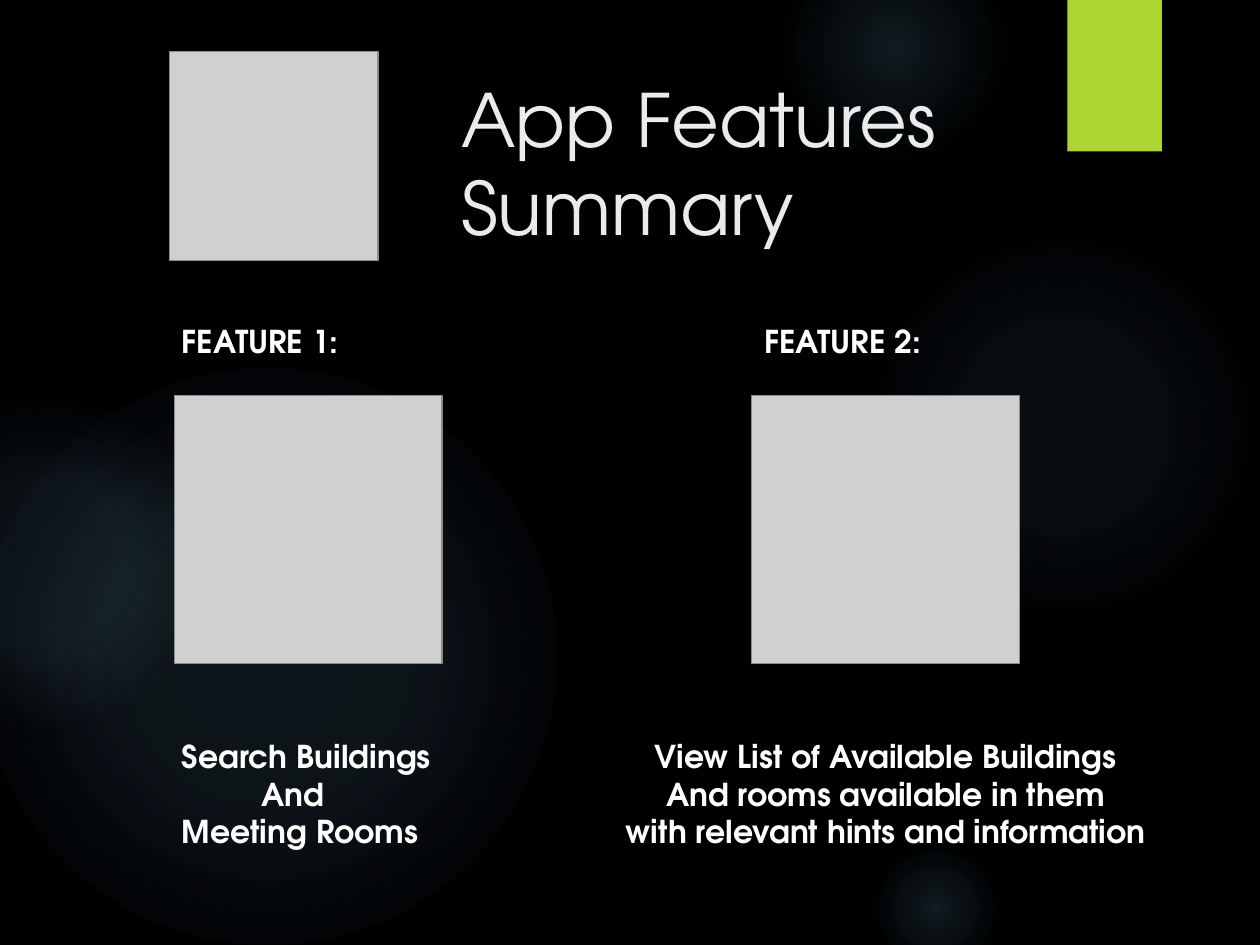
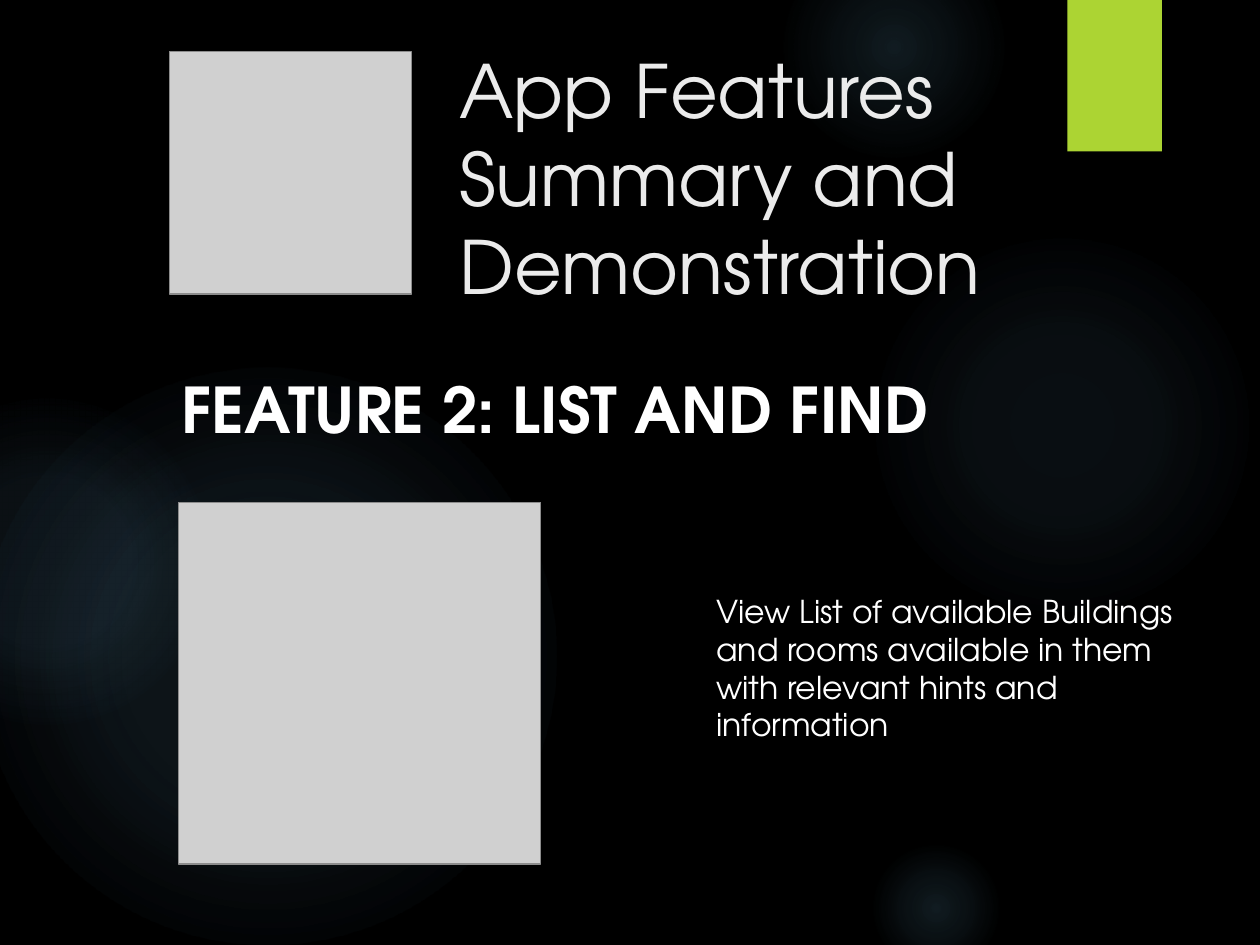
Before and after one commit to Virksaabnavjot/Documentation-MeetingRoom-Pro, a slide deck: slide 16 of Documentation/Final Presentaion/Presentation.pptx (slide 4 before the commit). Drawn at 1260x945 pixels with LibreOffice and Linux fonts; fonts in the diff are those of the drawing; grey boxes stand for pictures; background and template pictures are left out. Boxes give left, top, right and bottom in pixels: in the first picture for what was removed or moved away, otherwise in the second. Text is boxed around its words. In the diff, an @@ line names an element or a change of style, - is before the commit and + after.

```diff
--- a/Documentation/Final Presentaion/Presentation.pptx
+++ b/Documentation/Final Presentaion/Presentation.pptx
@@ picture: place and size @@
-picture at box(170, 52, 378, 260)
+picture at box(170, 52, 412, 294)
@@ title at box(459, 63, 980, 295): text changed @@
-App Features Summary
+App Features Summary and Demonstration
@@ text removed at box(182, 329, 338, 354) @@
-FEATURE 1:
@@ text removed at box(764, 329, 920, 354) @@
-FEATURE 2:
@@ text added at box(181, 385, 929, 434), 36 pt, text #FFFFFF, bold @@
+FEATURE 2: LIST AND FIND
@@ picture removed at box(174, 396, 442, 664) @@
@@ picture: place and size @@
-picture at box(752, 396, 1021, 664)
+picture at box(179, 503, 541, 864)
@@ text "View List of available Buildings": place and size @@
-text "View List of available Buildings" at box(626, 744, 1146, 844)
+text "View List of available Buildings" at box(716, 599, 1172, 737)
@@ text at box(716, 599, 1172, 676): text changed; bold off @@
-View List of Available Buildings
-And rooms available in them
+View List of available Buildings
+and rooms available in them
@@ text at box(716, 675, 1057, 737): bold off in "with relevant hints and information"; alignment centre to left @@
@@ text removed at box(182, 744, 431, 850) @@
-Search Buildings
-And
-Meeting Rooms
```
Also in this commit, not shown: 14 other slides changed, 24 slides added, 4 slides removed, 1 other file.
